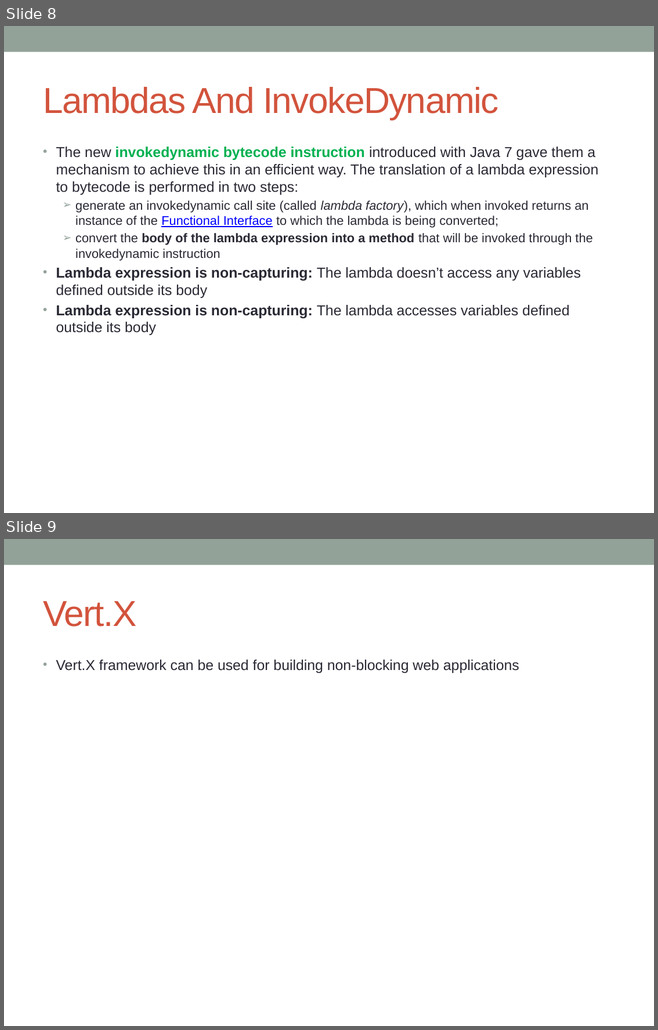
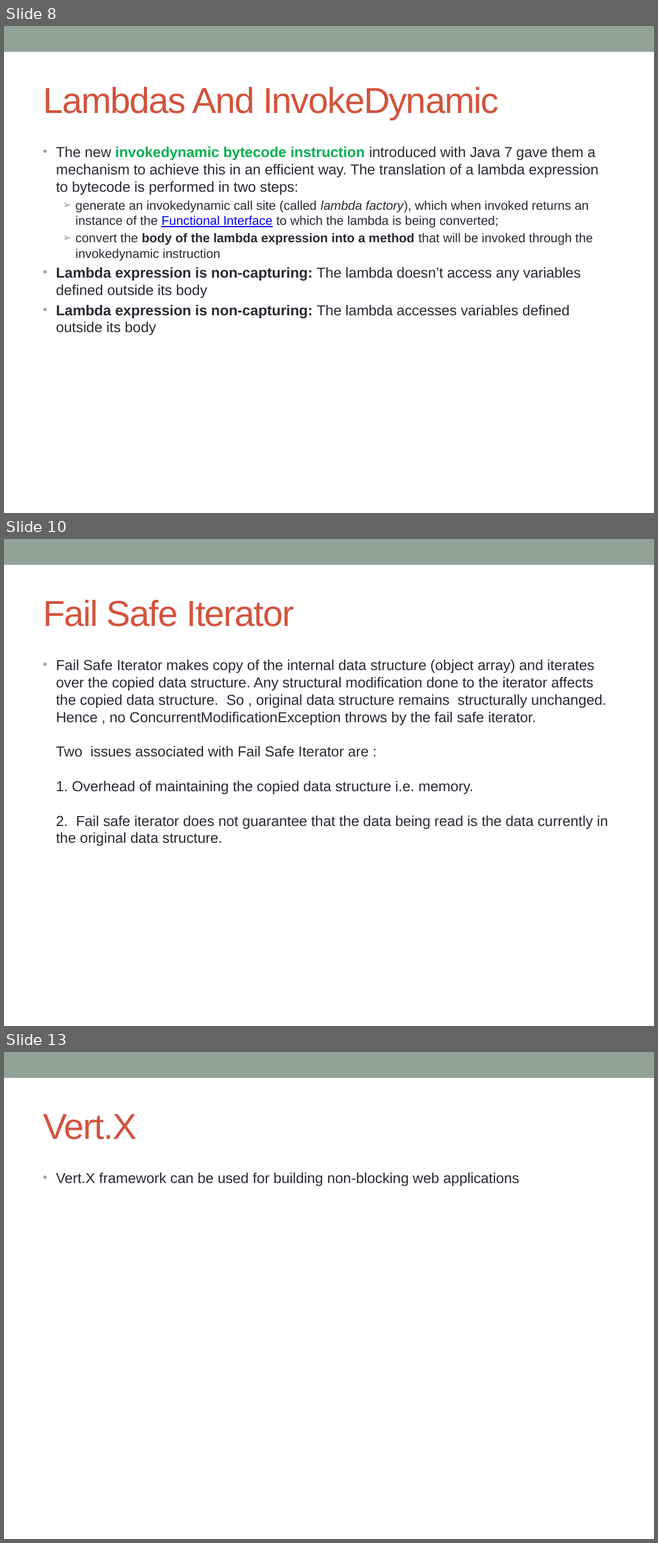
Before and after one commit to notionquest/ProjectDocumentation, a slide deck: Java8.pptx. Shown one above the other, each under a label of ours: slides 8 and 9 before the commit, slides 8, 10 and 13 after it; the slides between them are not shown. The pictures are 658x1030 and 658x1543 pixels, drawn with LibreOffice and Linux fonts; fonts in the diff are those of the drawing. Boxes give left, top, right and bottom in pixels: in the first picture for what was removed or moved away, otherwise in the second. Text is boxed around its words. In the diff, an @@ line names an element or a change of style, - is before the commit and + after.

Commit message:
Fail fast, fail safe and Split Iterator

```diff
--- a/Java8.pptx
+++ b/Java8.pptx
@@ slide 10 added at [4, 539, 654, 1026], background #FFFFFF; not listed: 1 template element that a slide beside it also shows @@
@@ title added at [43, 600, 294, 627], 40 pt, text #D2533C @@
+Fail Safe Iterator
@@ text added at [56, 660, 608, 846], 16 pt, text #292934 @@
+• Fail Safe Iterator makes copy of the internal data structure (object array) and iterates over the copied data structure. Any structural modification done to the iterator affects the copied data structure. So , original data structure remains structurally unchanged. Hence , no ConcurrentModificationException throws by the fail safe iterator.
+  Two issues associated with Fail Safe Iterator are :
+  1. Overhead of maintaining the copied data structure i.e. memory.
+  2. Fail safe iterator does not guarantee that the data being read is the data currently in the original data structure.
@@ what was slide 9 is now slide 13 @@
```
Also in this commit, not shown: 1 slide changed, 3 other slides added.
